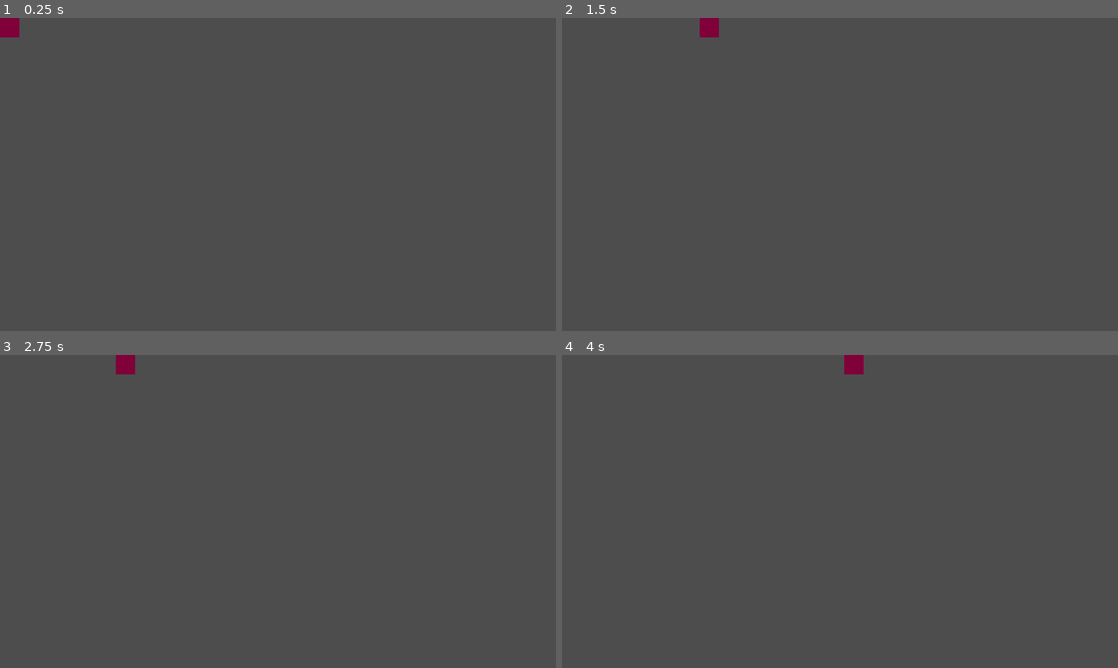
Above: before the commit, frames 1-4 (two rows, left to right).
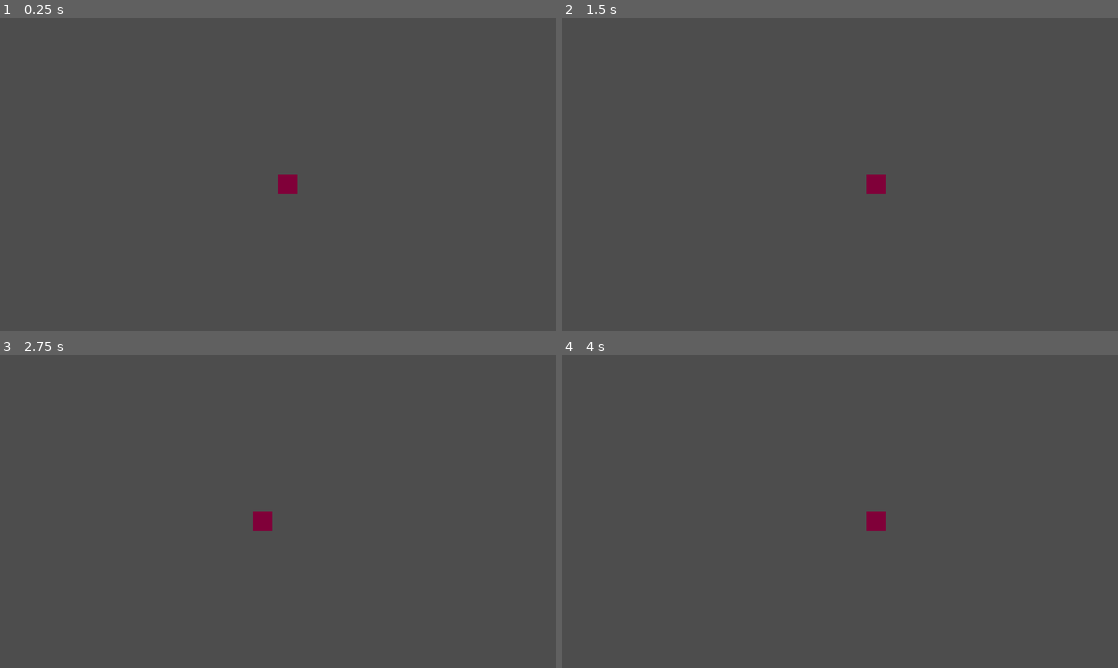
Above: after the commit, the same moments.

Repository: violetstone17/mr.-crowley
Game: Godot game, scene res://scenes/player.tscn
Two runs of this game, one before a commit and one after it. Both use one fixed random seed, a clock stepped at 60 frames per second and the inputs below. The project has no main scene, so this scene is started directly.
Inputs:
- Up to frame 1 (0.25 s): no input
- Up to frame 2 (1.5 s): tap Enter at 0.5 s; hold D (moveRight) from 0.53 s (still down); tap Space (jump) at 0.77 s
- Up to frame 3 (2.75 s): tap Space (jump) at 1.52 s; release D (moveRight) at 2.03 s; hold A (moveLeft) from 2.03 s (still down)
- Up to frame 4 (4 s): release A (moveLeft) at 2.78 s; hold D (moveRight) from 2.78 s (still down); tap Space (jump) at 3.02, 3.77 s

The runs differ from the first frame. In frame 1, 0.4% of the frame differs, in the area x 0-54%, y 0-57%; in frame 2, 0.4%; in frame 3, 0.4%; in frame 4, 0.4%.

Commit message:
stage 1 complete!

Diff:
--- a/mr.-crawly/scenes/player.tscn
+++ b/mr.-crawly/scenes/player.tscn
@@ -16,3 +16,6 @@
 offset_right = 40.0
 offset_bottom = 40.0
 color = Color(0.50108993, 0, 0.22309664, 1)
+
+[node name="Camera2D" type="Camera2D" parent="." unique_id=440404741]
+position_smoothing_enabled = true
--- a/mr.-crawly/scripts/player.gd
+++ b/mr.-crawly/scripts/player.gd
@@ -39,6 +39,7 @@
 		#$AnimatedSprite2D.stop()
 		pass #delete this when you bring back sprite animation
 
-	position = position.clamp(Vector2.ZERO, (screen_size - Vector2(40, 40))) #the -20 will need to be adjusted later to account for different sprite size
+	#no longer need to clamp player to viewport (since it's going to change alwyas) will keep here in case
+	#position = position.clamp(Vector2.ZERO, (screen_size - Vector2(40, 40))) #the -20 will need to be adjusted later to account for different sprite size
 
 	move_and_slide()
